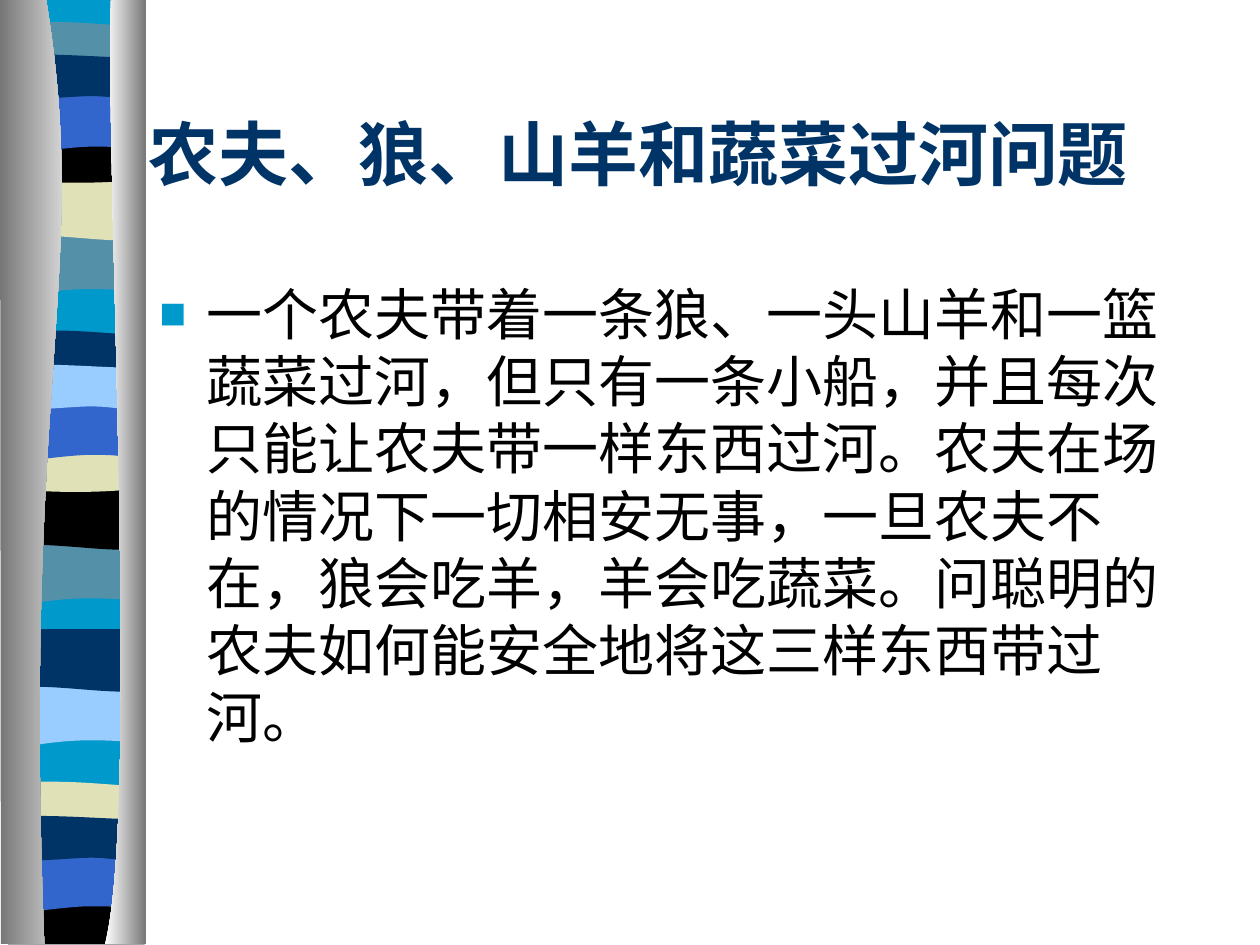
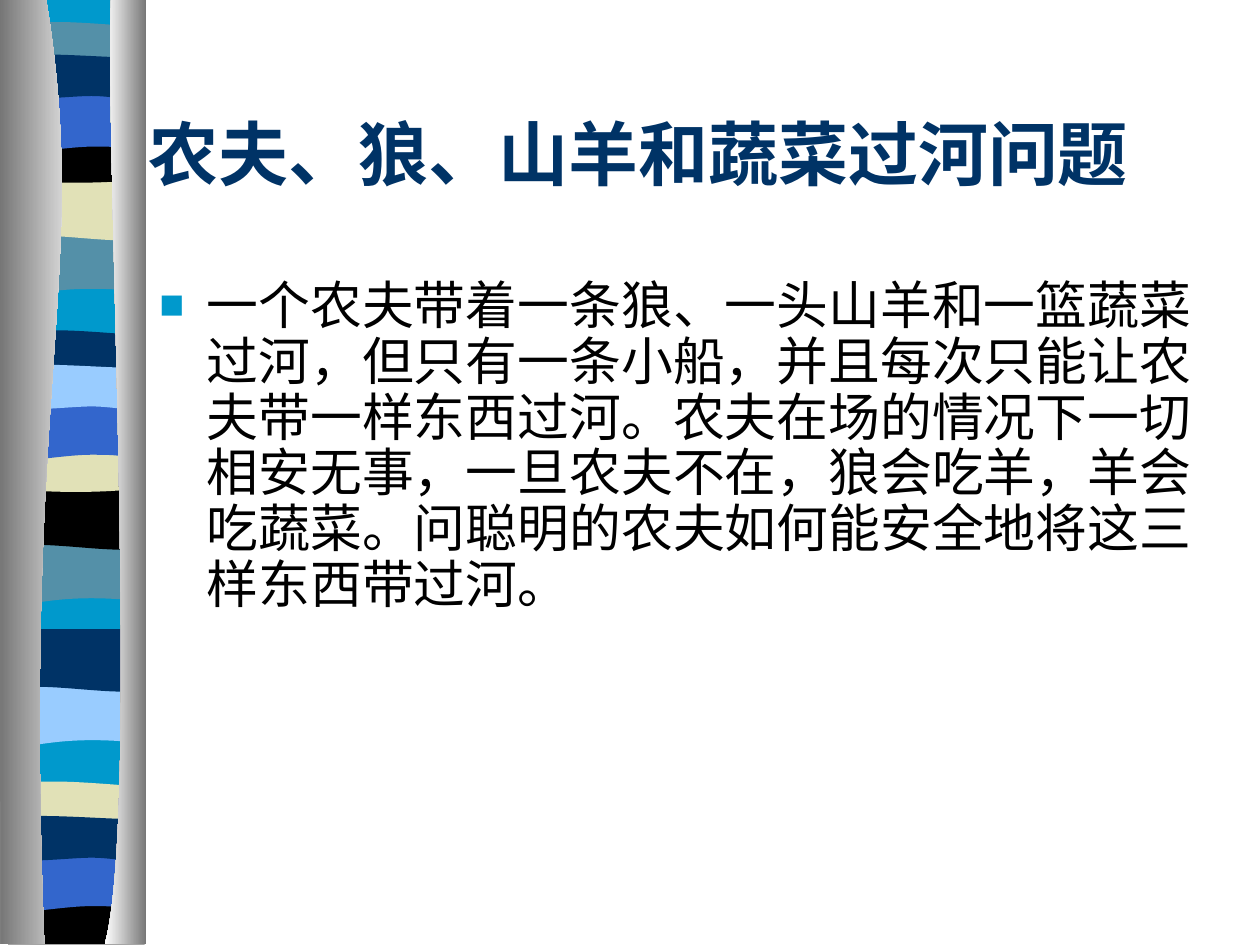
Before and after one commit to chenjobin/V-B-, a slide deck: slide 8 of 算法与编程（第一课时）.ppt. Drawn at 1260x945 pixels with LibreOffice and Linux fonts; fonts in the diff are those of the drawing. Boxes give left, top, right and bottom in pixels: in the first picture for what was removed or moved away, otherwise in the second. Text is boxed around its words. In the diff, an @@ line names an element or a change of style, - is before the commit and + after.

```diff
--- a/算法与编程（第一课时）.ppt
+++ b/算法与编程（第一课时）.ppt
@@ freeform shape at [0, 1, 90, 944]: fill gradient #767676 to #FFFFFF to gradient #FFFFFF to #767676 @@
@@ freeform shape at [105, 0, 146, 944]: fill gradient #FFFFFF to #767676 to gradient #767676 to #FFFFFF @@
@@ text "一个农夫带着一条狼、一头山羊和一篮蔬菜过河，但只有一条小船，并且每次只能让农夫带一样东西过河。农夫在场的情况下一切相安无 ..." at [207, 280, 1192, 607]: size 32 to 29.6 pt; line spacing 1 to 0.9 @@
@@ outline redrawn in 3 elements at [8, 446, 145, 494], [6, 403, 144, 462], [8, 362, 147, 413] @@
```
Also in this commit, not shown: 29 other slides changed, 1 slide added, 1 slide removed, 8 other files.
